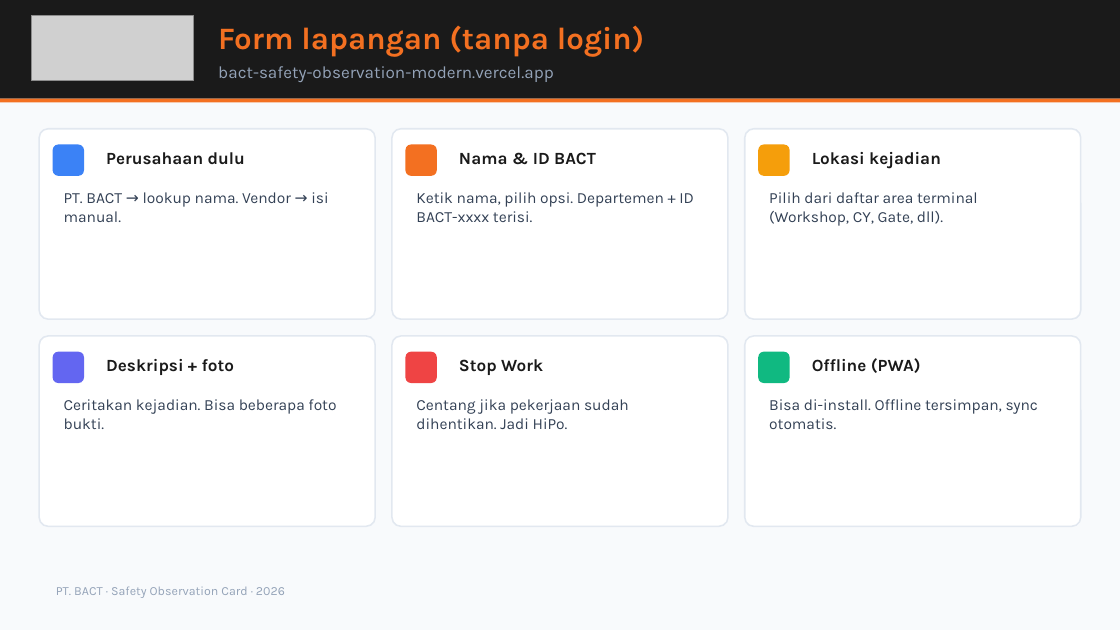
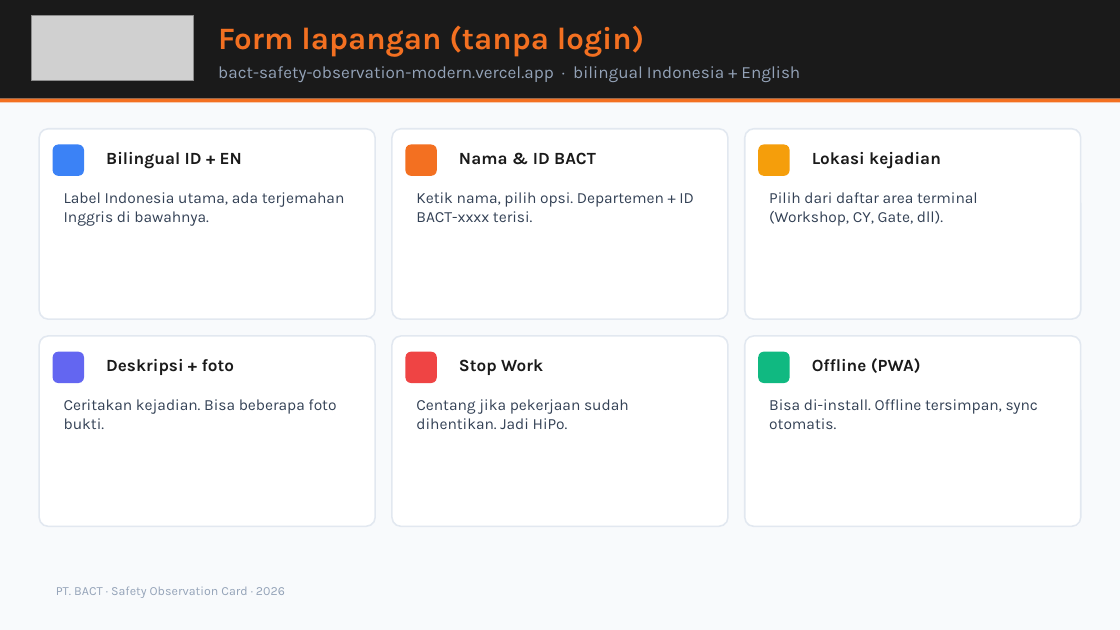
Before and after one commit to msatibi32/bact-safety-observation-modern, a slide deck: slide 5 of supabase/BACT-SOC-Presentasi-HSE.pptx. Drawn at 1120x630 pixels with LibreOffice and Linux fonts; fonts in the diff are those of the drawing; grey boxes stand for pictures. Boxes give left, top, right and bottom in pixels: in the first picture for what was removed or moved away, otherwise in the second. Text is boxed around its words. In the diff, an @@ line names an element or a change of style, - is before the commit and + after.

```diff
--- a/supabase/BACT-SOC-Presentasi-HSE.pptx
+++ b/supabase/BACT-SOC-Presentasi-HSE.pptx
@@ text at [218, 66, 800, 82]: text changed @@
-bact-safety-observation-modern.vercel.app
+bact-safety-observation-modern.vercel.app · bilingual Indonesia + English
@@ text at [106, 152, 242, 169]: text changed @@
-Perusahaan dulu
+Bilingual ID + EN
@@ text at [64, 192, 345, 226]: text changed @@
-PT. BACT → lookup nama. Vendor → isi manual.
+Label Indonesia utama, ada terjemahan Inggris di bawahnya.
```
Also in this commit, not shown: 5 other slides changed, 23 other files.
